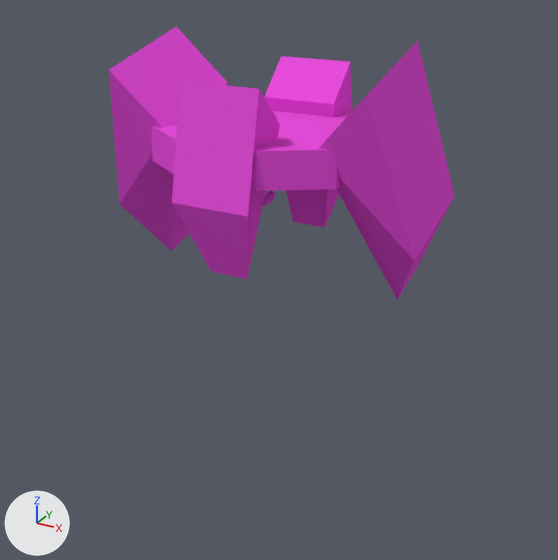
The Blender file My Projects/main/game/content/xa/notc/core/shapes/standardcat/ballast/p1/shape.blend, before and after one commit.
Both versions are drawn from a 50 mm lens placed at (1.28, -2.26, 0.71), pointed at (0.05, -0.01, -0.42). Arrows for +X, +Y and +Z are at lower left; the lights stay in place. Both versions are drawn at frame 31 of the action 'Cylinder.001Action.001'; the numbers are the values there.

Before the edit, the objects in view are built like this:
```python
ob_cube_004 = bpy.data.objects.new('Cube.004', me_cube_007)
ob_cube_004.location = (-0.002, -0.333, 0.068)
ob_cube_004.rotation_euler = (0.0, 0.0, -1.571)  # degrees (0, 0, -90)
ob_cube_004.scale = (-0.995, 0.995, 0.995)
ob_cube_005 = bpy.data.objects.new('Cube.005', me_cube_008)
ob_cube_005.location = (-0.002, 0.351, 0.068)
ob_cube_005.rotation_euler = (0.0, 0.0, -4.712)  # degrees (0, 0, -270)
ob_cube_005.scale = (-0.995, 0.995, 0.995)
ob_cylinder_000 = bpy.data.objects.new('Cylinder.000', me_cylinder_003)
ob_cylinder_000.location = (-0.006, 0.023, -0.104)
ob_cylinder_000.rotation_euler = (-1.218, 0.0, -4.712)  # degrees (-70, 0, -270)
ob_cylinder_000.scale = (0.061, 0.061, 0.061)
ob_cylinder_002 = bpy.data.objects.new('Cylinder.002', me_cylinder_004)
ob_cylinder_002.location = (0.001, 0.013, 0.091)
ob_cylinder_002.rotation_euler = (-1.218, 0.0, -4.712)  # degrees (-70, 0, -270)
ob_cylinder_002.scale = (0.231, 0.043, 0.183)
ob_cylinder_003 = bpy.data.objects.new('Cylinder.003', me_cylinder_005)
ob_cylinder_003.location = (0.001, 0.013, 0.091)
ob_cylinder_003.rotation_euler = (-1.218, 0.0, -1.571)  # degrees (-70, 0, -90)
ob_cylinder_003.scale = (0.231, 0.043, 0.183)
ob_cylinder_004 = bpy.data.objects.new('Cylinder.004', me_cylinder_006)
ob_cylinder_004.location = (-0.006, 0.023, 0.101)
ob_cylinder_004.rotation_euler = (-1.218, 0.0, -1.571)  # degrees (-70, 0, -90)
ob_cylinder_004.scale = (0.061, 0.061, 0.061)
# also in view: 'Cube.003' at (0.43, 0.0, 0.0); 'Cylinder.001' at (0.0, 0.01, 0.08); 'Cube.002' at (-0.43, 0.0, 0.0)
```
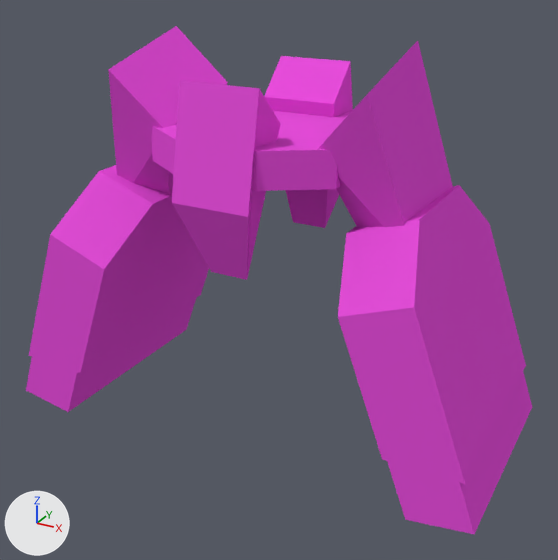
Pixel boxes (x1, y1, x2, y2) of what changed, in the pictures (558 x 560 px):
'Cylinder.004', moved, rescaled (not visible before)
    after: (338, 185, 526, 484)
'Cylinder.000', moved, rescaled
    before: (263, 191, 275, 205)
    after: (29, 165, 209, 373)
'Cube.004', rescaled
    before: (172, 81, 280, 279)
    after: (172, 81, 281, 280)
'Cylinder.003', moved, rescaled (not visible before)
    after: (387, 372, 532, 534)
'Cylinder.002', moved, rescaled (not visible before)
    after: (26, 298, 196, 412)

The edits, one by one:
Object 'Cylinder.004' (ob_cylinder_004) moves from (-0.006, 0.023, 0.101) to (0.471, 0.028, -0.104).
Object 'Cylinder.004' (ob_cylinder_004) is rescaled from (0.061, 0.061, 0.061) to (1.0, 1.0, 1.0).
Object 'Cylinder.003' (ob_cylinder_003) moves from (0.001, 0.013, 0.091) to (0.699, 0.028, -0.677).
Object 'Cylinder.003' (ob_cylinder_003) is rescaled from (0.231, 0.043, 0.183) to (1.0, 0.505, 0.873).
Object 'Cylinder.002' (ob_cylinder_002) moves from (0.001, 0.013, 0.091) to (-0.697, 0.028, -0.677).
Object 'Cylinder.002' (ob_cylinder_002) is rescaled from (0.231, 0.043, 0.183) to (1.0, 0.505, 0.873).
Object 'Cylinder.000' (ob_cylinder_000) moves from (-0.006, 0.023, -0.104) to (-0.469, 0.028, -0.104).
Object 'Cylinder.000' (ob_cylinder_000) is rescaled from (0.061, 0.061, 0.061) to (1.0, 1.0, 1.0).
Object 'Cube.004' (ob_cube_004) is rescaled from (-0.995, 0.995, 0.995) to (-1.0, 1.0, 1.0).
